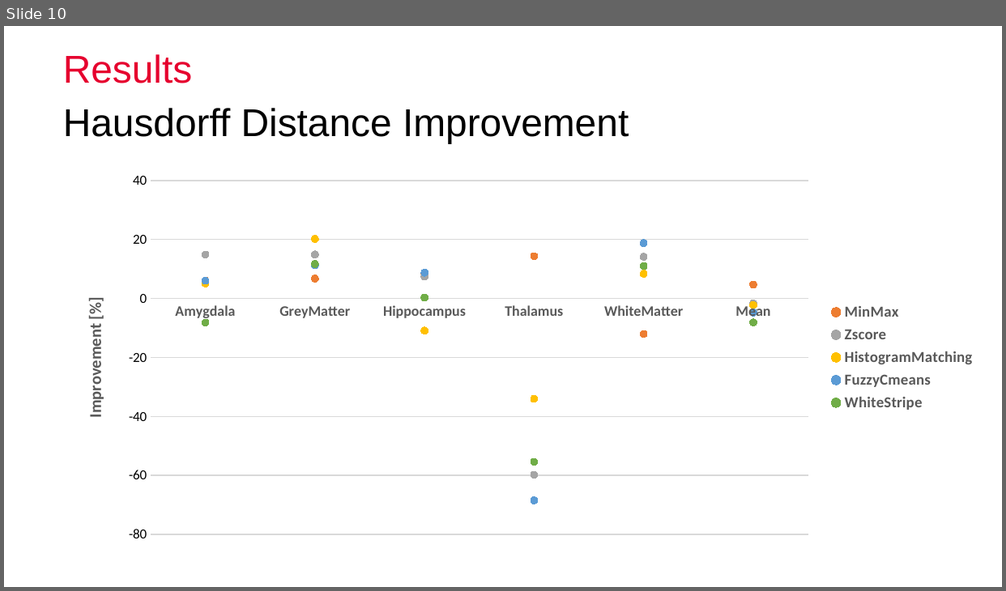
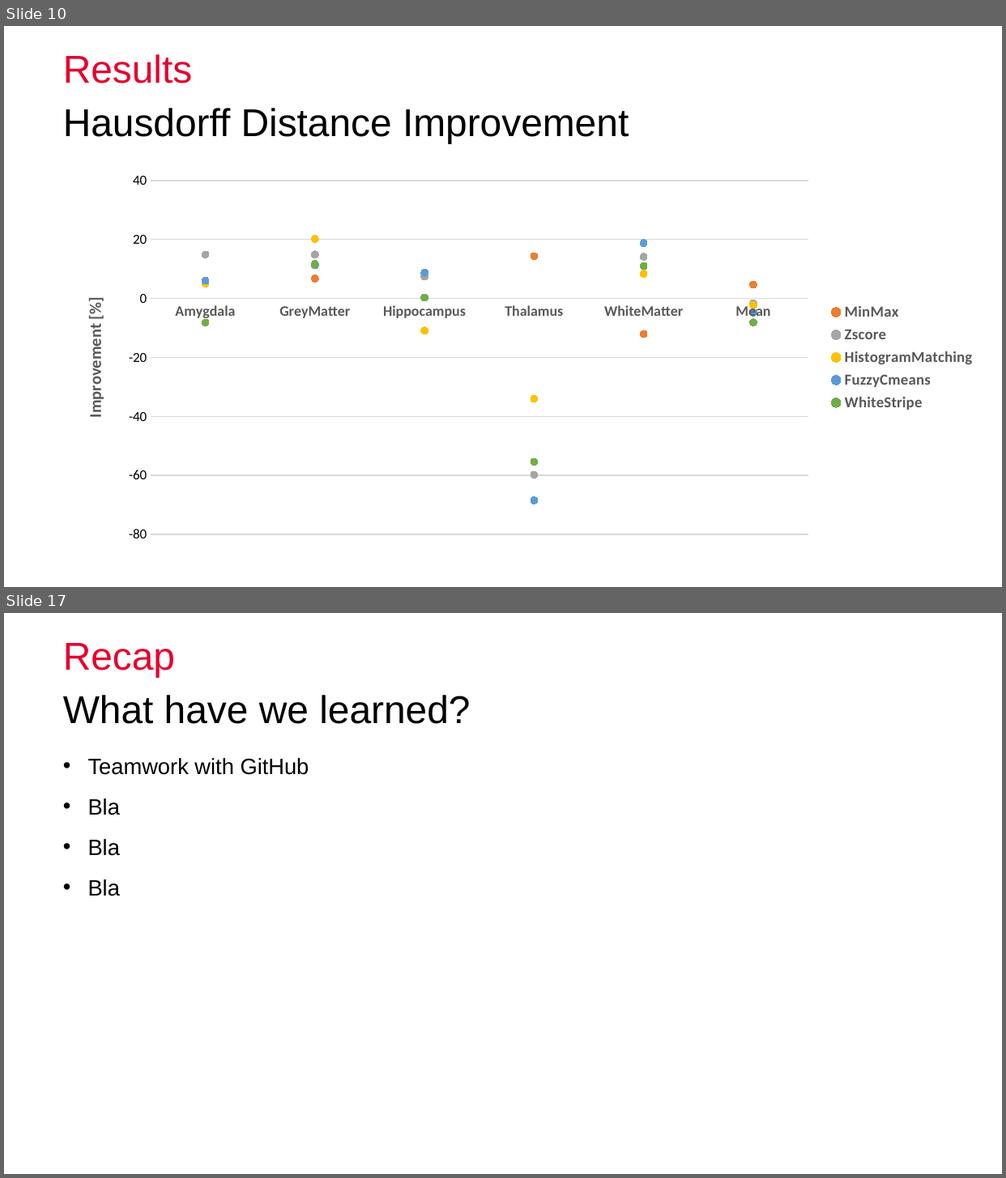
Before and after one commit to nibill/MIALab-1, a slide deck: Presentation/Final/FinalPresentation_Group3_BucheggerDuranWeber.pptx. Shown one above the other, each under a label of ours: slide 10 before the commit, slides 10 and 17 after it; the slides between them are not shown. The pictures are 1006x591 and 1006x1178 pixels, drawn with LibreOffice and Linux fonts; fonts in the diff are those of the drawing; background and template pictures are left out. Boxes give left, top, right and bottom in pixels: in the first picture for what was removed or moved away, otherwise in the second. Text is boxed around its words. In the diff, an @@ line names an element or a change of style, - is before the commit and + after.

```diff
--- a/Presentation/Final/FinalPresentation_Group3_BucheggerDuranWeber.pptx
+++ b/Presentation/Final/FinalPresentation_Group3_BucheggerDuranWeber.pptx
@@ slide 17 added at box(4, 613, 1002, 1174), background #FFFFFF @@
@@ title added at box(63, 643, 175, 677), 28 pt, text #E6002E @@
+Recap
@@ text added at box(63, 695, 470, 724), 28 pt, text #000000 @@
+What have we learned?
@@ text added at box(88, 758, 309, 897), 16 pt, text #000000 @@
+• Teamwork with GitHub
+• Bla
+• Bla
+• Bla
```
Also in this commit, not shown: 1 slide changed, 6 other slides added, 26 other files.
